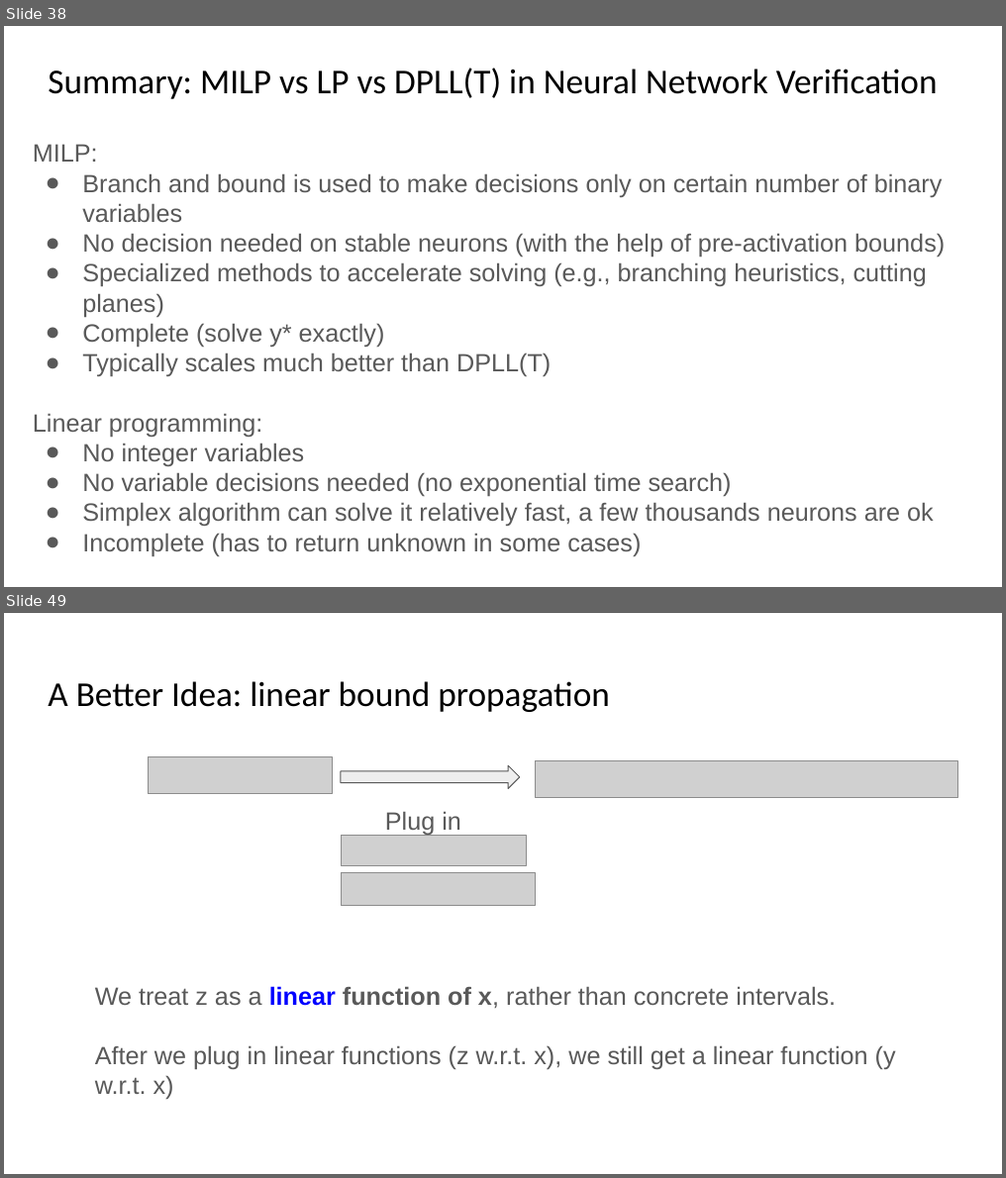
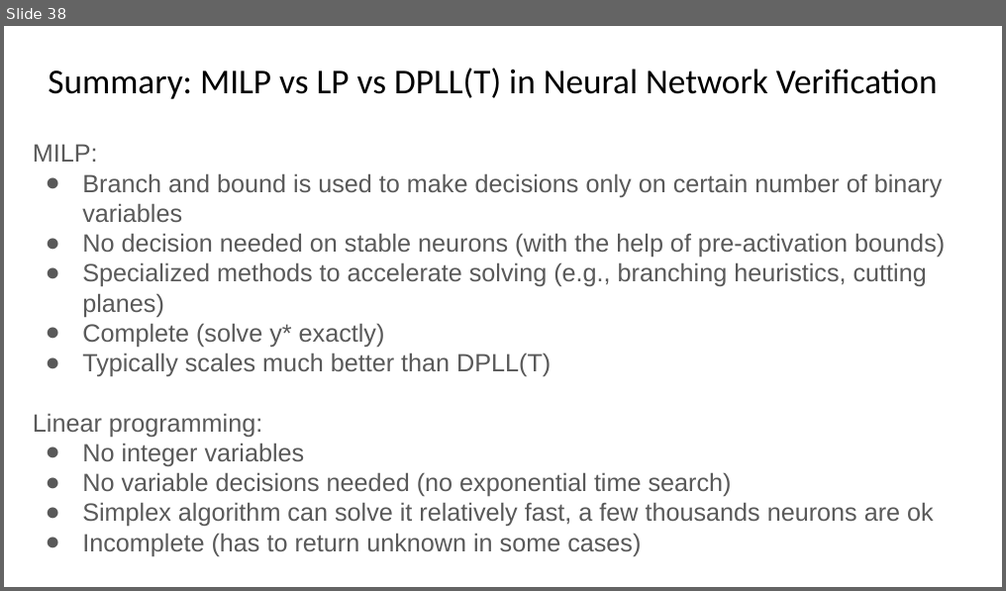
Before and after one commit to sayanmitracode/cpsbooksite, a slide deck: Slides/2025/L8_NNV_LPMIP_bounds.pptx. Shown one above the other, each under a label of ours: slides 38 and 49 before the commit, slide 38 after it; the slides between them are not shown. The pictures are 1006x1178 and 1006x591 pixels, drawn with LibreOffice and Linux fonts; fonts in the diff are those of the drawing; grey boxes stand for pictures. Boxes give left, top, right and bottom in pixels: in the first picture for what was removed or moved away, otherwise in the second. Text is boxed around its words. In the diff, an @@ line names an element or a change of style, - is before the commit and + after.

```diff
--- a/Slides/2025/L8_NNV_LPMIP_bounds.pptx
+++ b/Slides/2025/L8_NNV_LPMIP_bounds.pptx
@@ slide 49 removed at bbox=[4, 613, 1002, 1174], background #FFFFFF @@
@@ title removed at bbox=[48, 681, 610, 712] @@
-A Better Idea: linear bound propagation
@@ picture removed at bbox=[148, 758, 333, 794] @@
@@ picture removed at bbox=[535, 761, 958, 797] @@
@@ right arrow removed at bbox=[341, 765, 519, 788] @@
@@ text removed at bbox=[385, 811, 461, 835] @@
-Plug in
@@ picture removed at bbox=[342, 836, 526, 865] @@
@@ picture removed at bbox=[342, 873, 535, 906] @@
@@ text removed at bbox=[95, 986, 896, 1099] @@
-We treat z as a linear function of x, rather than concrete intervals.
-After we plug in linear functions (z w.r.t. x), we still get a linear function (y w.r.t. x)
```
Also in this commit, not shown: 74 other slides removed, 3 other files.
